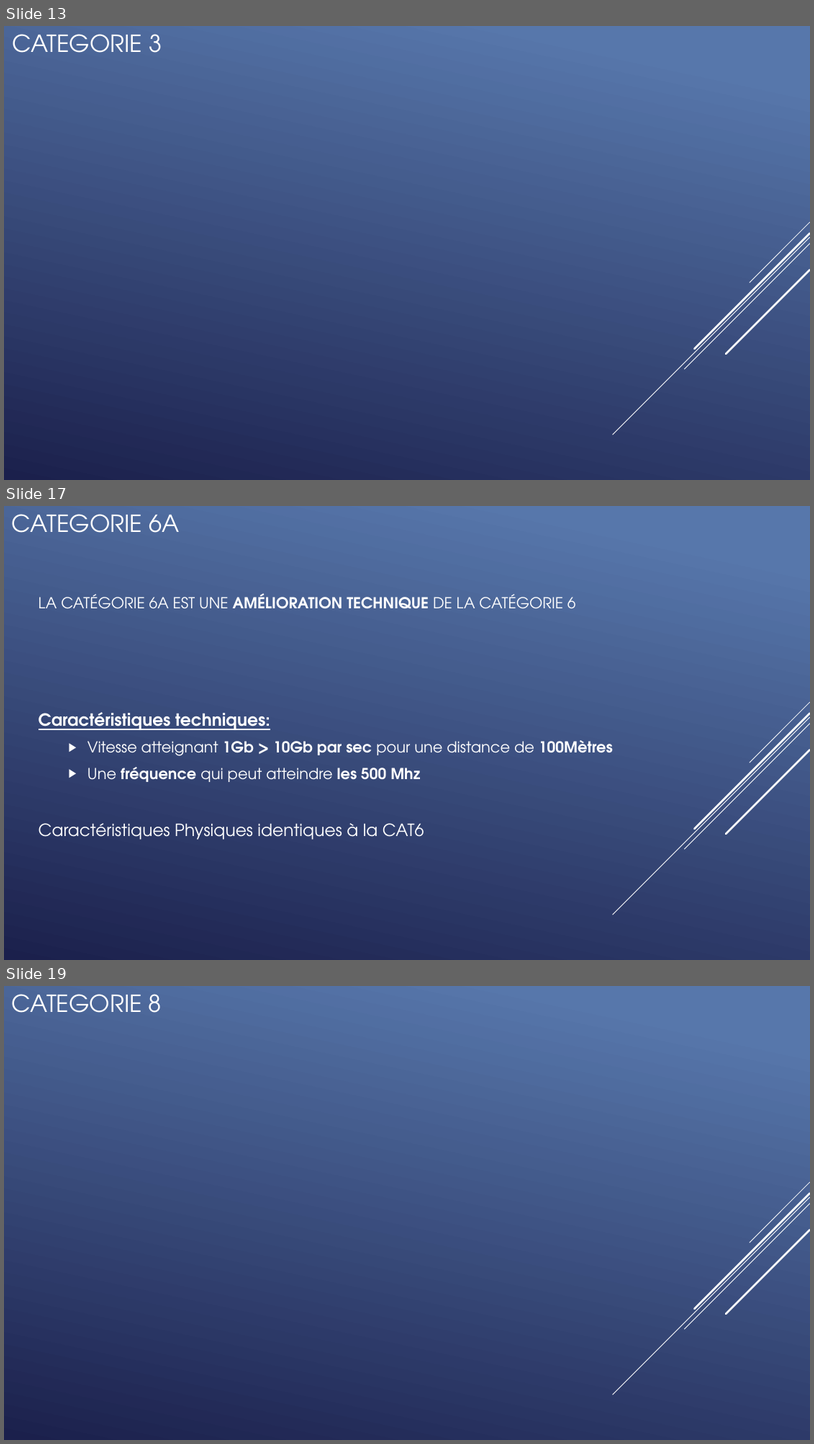
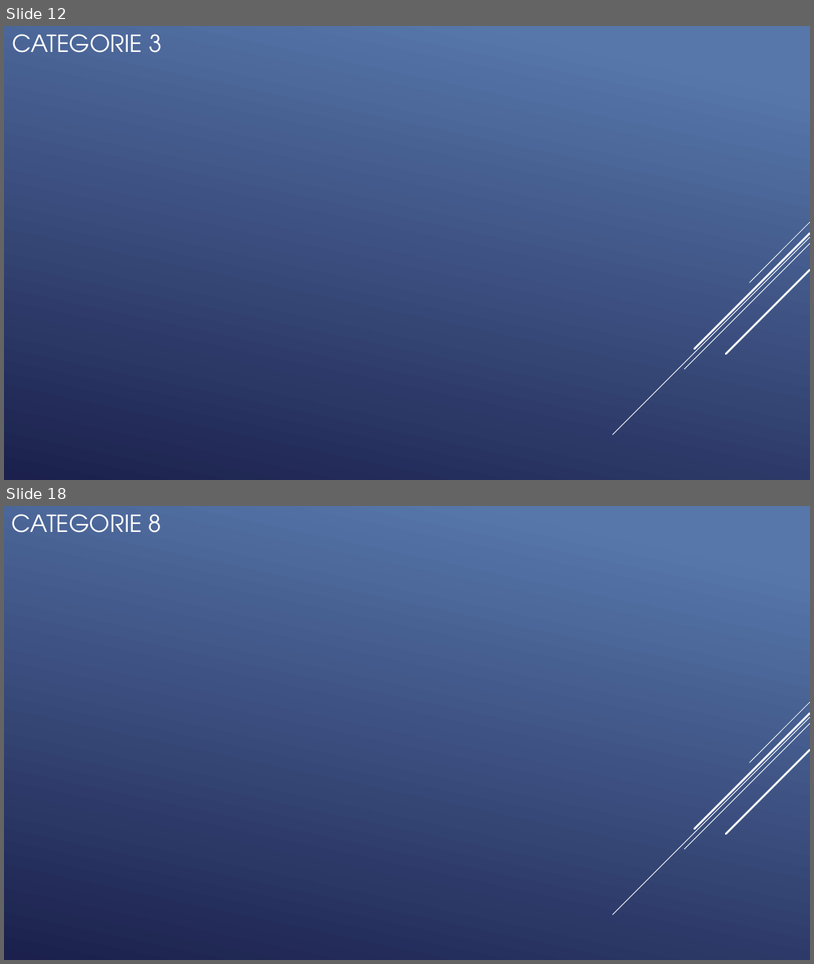
Before and after one commit to QuentinKrg/M214-Ethernet, a slide deck: Module 214 - Fabrication_Ethernet.pptx. Shown one above the other, each under a label of ours: slides 13, 17 and 19 before the commit, slides 12 and 18 after it; the slides between them are not shown. The pictures are 814x1444 and 814x964 pixels, drawn with LibreOffice and Linux fonts; fonts in the diff are those of the drawing. Boxes give left, top, right and bottom in pixels: in the first picture for what was removed or moved away, otherwise in the second. Text is boxed around its words. In the diff, an @@ line names an element or a change of style, - is before the commit and + after.

```diff
--- a/Module 214 - Fabrication_Ethernet.pptx
+++ b/Module 214 - Fabrication_Ethernet.pptx
@@ slide 17 removed at <box>4,506,810,960</box>, background gradient #5877AB to #1C204D; not listed: 5 template elements that a slide beside it also shows @@
@@ text removed at <box>12,514,179,533</box> @@
-CATEGORIE 6A
@@ title removed at <box>39,593,576,609</box> @@
-LA CATÉGORIE 6A EST UNE AMÉLIORATION TECHNIQUE DE LA CATÉGORIE 6
@@ text removed at <box>39,712,613,839</box> @@
-Caractéristiques techniques:
-  ▶ Vitesse atteignant 1Gb > 10Gb par sec pour une distance de 100Mètres
-  ▶ Une fréquence qui peut atteindre les 500 Mhz
-Caractéristiques Physiques identiques à la CAT6
@@ what was slide 13 is now slide 12 @@
@@ what was slide 19 is now slide 18 @@
```
Also in this commit, not shown: 3 slides changed, 2 slides added, 4 other slides removed.
